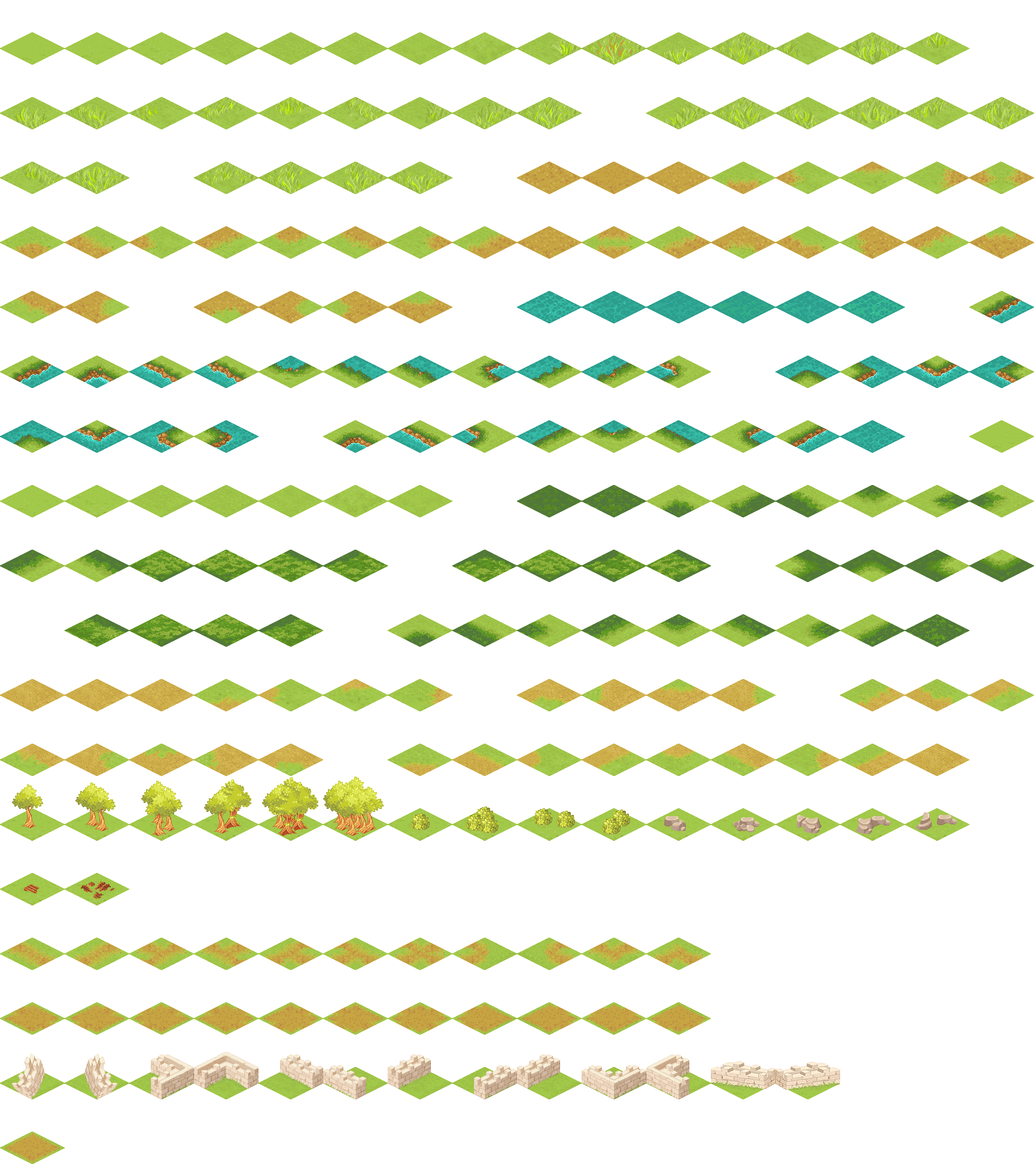
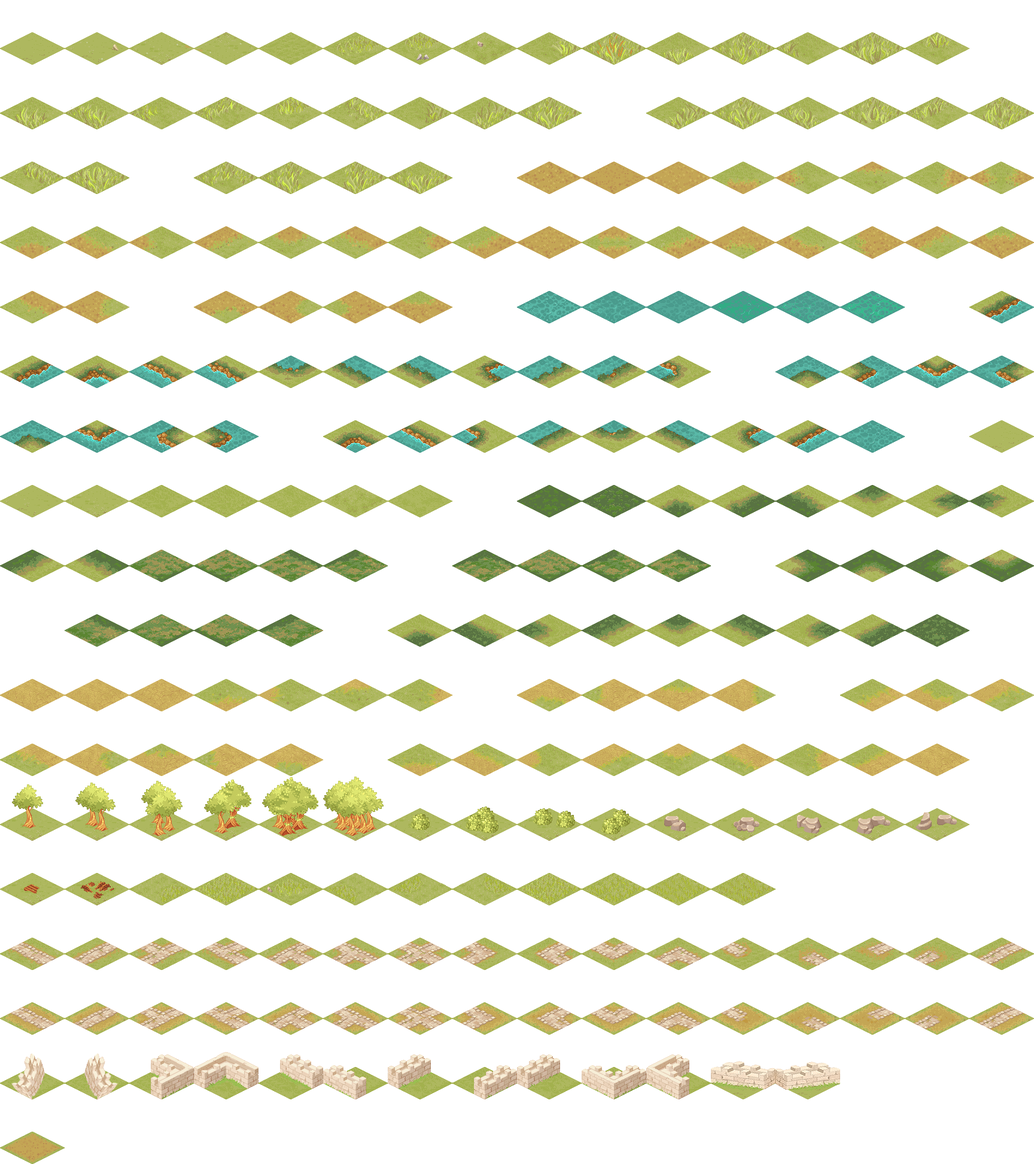
Comparing the layer stacks of the two 1034×1164 images. Changes:
added group "Group 1 copy" with 1 layers above "Group 2" over [7, 1002, 1028, 1034]
added layer "Layer 16" (1st of 2, in "Group 1 copy") in group "Group 1 copy" over [7, 1002, 1028, 1034]
added group "Group 2" with 1 layers above "Group 1" over [0, 1001, 1034, 1035]
added layer "Layer 17 copy 15" in group "Group 2" over [0, 1001, 1034, 1035]
added group "Group 1" with 1 layers above "Layer 0" over [0, 937, 1034, 970]
added layer "Layer 16" (2nd of 2, in "Group 1") in group "Group 1" over [0, 937, 1034, 970]
renamed "Layer 2" to "Layer 0", showed it, painted on it over [0, 32, 1034, 1164]
removed layer "Layer 13 copy 3" over [30, 1003, 707, 1034]
removed layer "Layer 13 copy 2" over [585, 1003, 643, 1033]
removed layer "Layer 13 copy" over [521, 1003, 578, 1033]
removed layer "Layer 13" over [456, 1003, 513, 1033]
removed layer "Layer 12" over [452, 1001, 712, 1035]
removed layer "Layer 11" over [387, 1001, 453, 1035]
removed layer "Layer 10 copy 3" over [323, 1001, 388, 1035]
removed layer "Layer 10 copy 2" over [258, 1001, 324, 1035]
removed layer "Layer 10 copy" over [193, 1001, 259, 1035]
removed layer "Layer 10" over [129, 1001, 194, 1035]
removed layer "Layer 9" over [64, 1001, 130, 1035]
removed layer "Layer 8" over [0, 1001, 65, 1035]
removed layer "Layer 5" over [0, 1131, 65, 1164]
removed layer "Layer 117 copy" over [0, 32, 1034, 1099]
